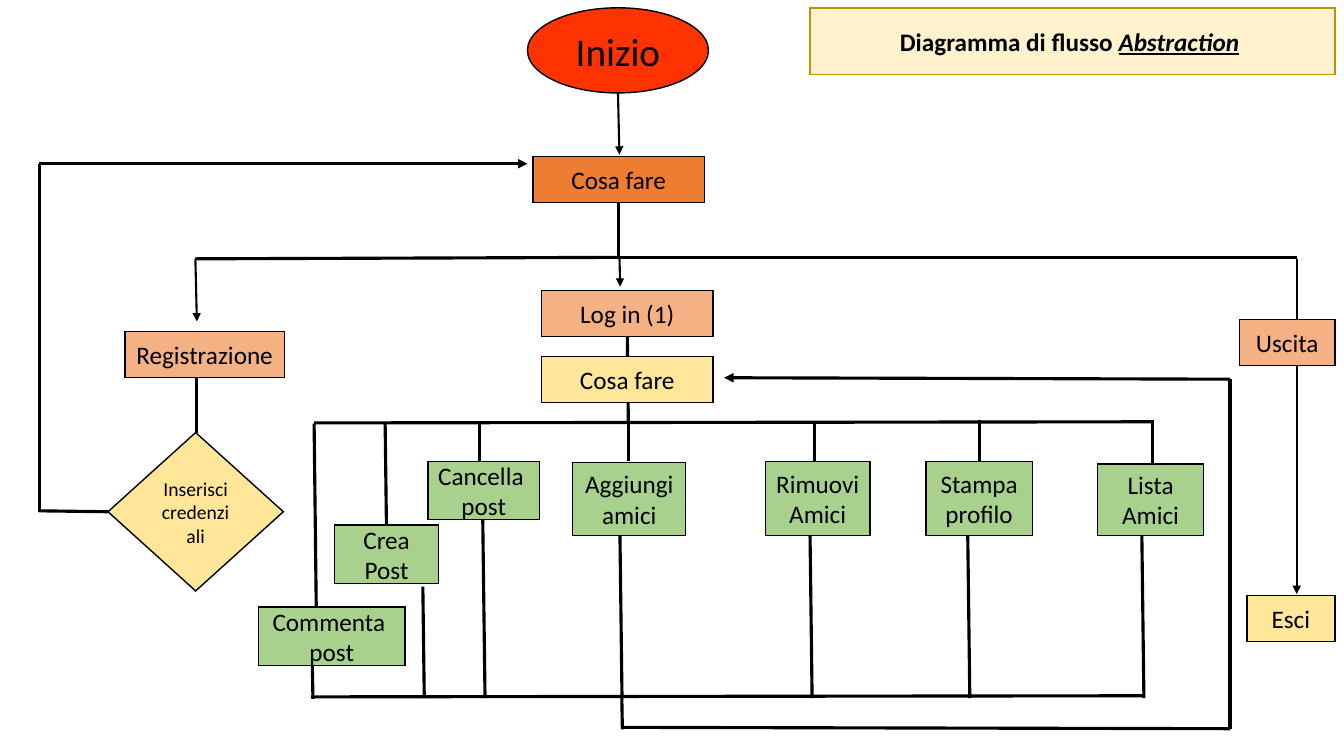
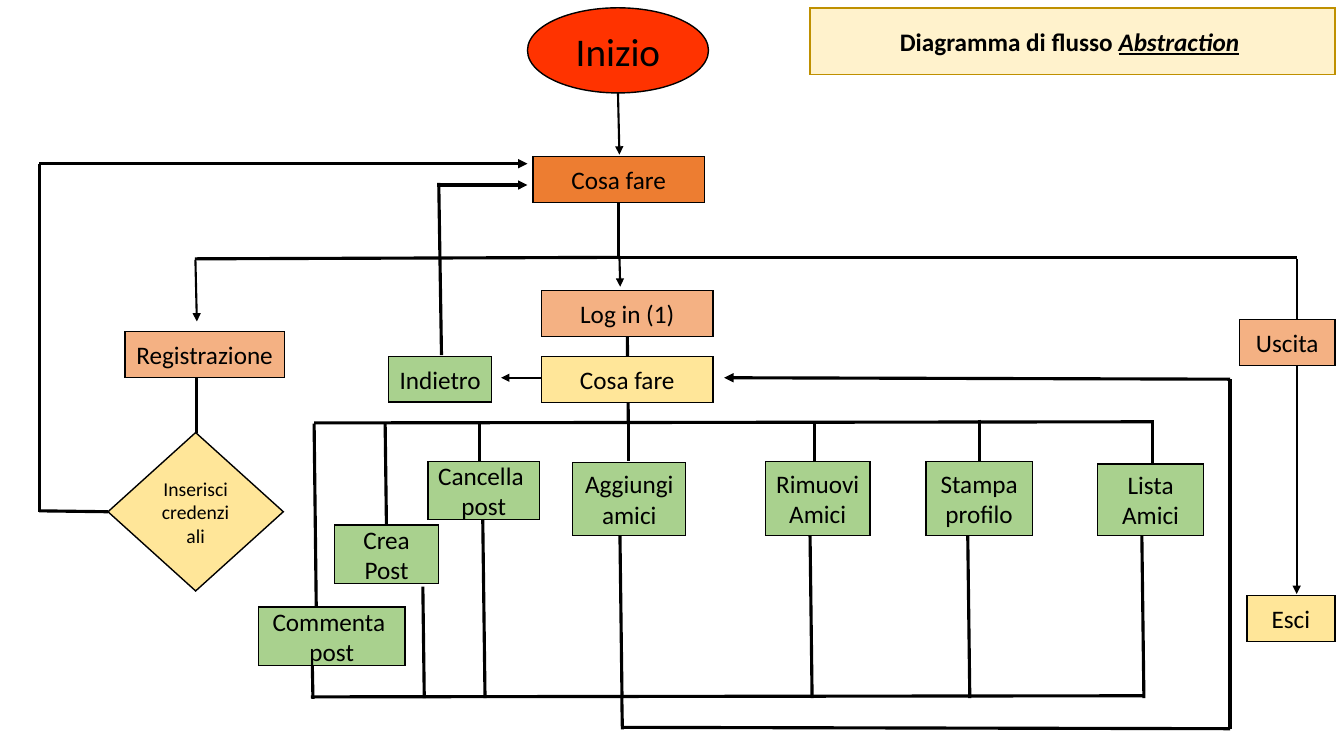
Before and after one commit to Vinx989/team4, a slide deck: slide 1 of flusso_prova.pptx. Drawn at 1344x756 pixels with LibreOffice and Linux fonts; fonts in the diff are those of the drawing. Boxes give left, top, right and bottom in pixels: in the first picture for what was removed or moved away, otherwise in the second. Text is boxed around its words. In the diff, an @@ line names an element or a change of style, - is before the commit and + after.

```diff
--- a/flusso_prova.pptx
+++ b/flusso_prova.pptx
@@ line added from (439, 182) to (442, 355), #000000 2.25 pt @@
@@ arrow added from (439, 186) to (527, 186), #000000 2.25 pt @@
@@ rectangle added at (389, 356, 492, 402), fill #A9D18E, outline #000000 1 pt, 18 pt, text #000000 @@
+Indietro
@@ arrow added from (542, 378) to (501, 378), #000000 1.5 pt @@
```
